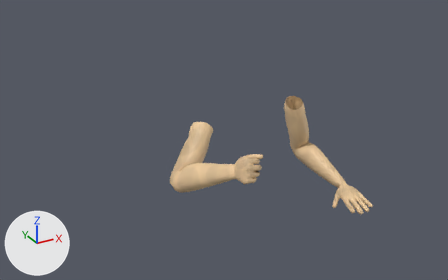
A saved change to the FBX model Blender/Jakub/FPS_arms_2.0.fbx.
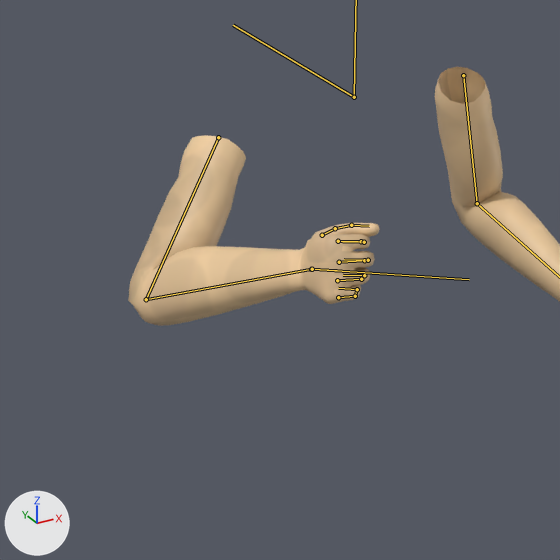
There are two pictures of each version: one whole from a 50 mm camera at (-2.59, -4.18, 1.85) aimed at (-0.39, -0.19, -0.14), one close up on the part from 27% to 74% of the width and 25% to 100% of the height. The axes (+X, +Y, +Z) are drawn at lower left. The lights are the same throughout. Both versions are drawn at frame 39 of the action 'FPS_rig|FP_attack'; the numbers are the values there. The bones that bend it are drawn over the model as lines in the close-ups.

In view in the first close-up: 'FPS_arms_apply'.
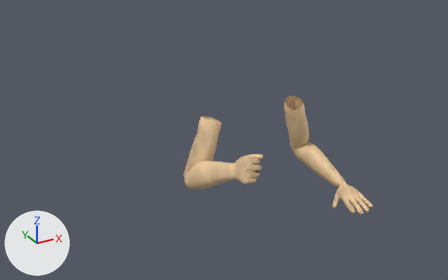
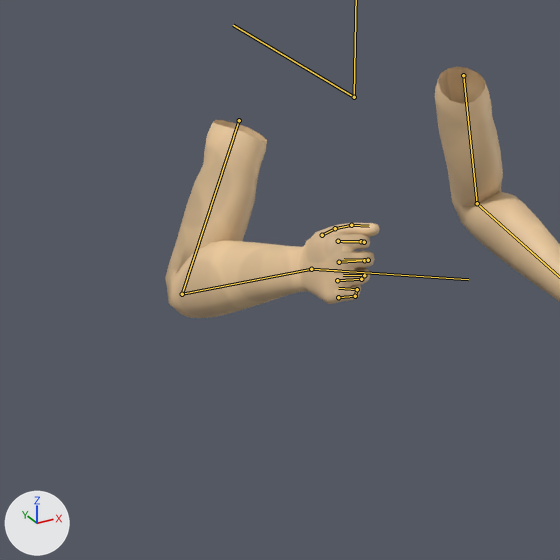
The change in detail:
Bone 'Bicep_R' (bone_bicep_r) moves from (0.145, 0.014, -0.106) to (0.005, 0.0, -0.004).
Bone 'Bicep_R' (bone_bicep_r) turns from (-44, 12, 23) to (-66, 1, 9) degrees about its own x, y and z.
Bone 'Forearm_R' (bone_forearm_r) turns from (5, -6, 95) to (5, -7, 108) degrees about its own x, y and z.
Bone 'Hand_R' (bone_hand_r) turns from (14, 36, -9) to (6, 19, -6) degrees about its own x, y and z.

What differs and where, as boxes (x1, y1, x2, y2) in the close-ups (560 x 560 px):
'FPS_arms_apply', posed
    before: (128, 67, 560, 326)
    after: (165, 67, 560, 318)
bone 'Bicep_R', root to tip
    before: (218, 137) to (146, 299)
    after: (239, 120) to (182, 294)
bone 'Forearm_R', root to tip
    before: (146, 299) to (311, 269)
    after: (182, 294) to (311, 269)
